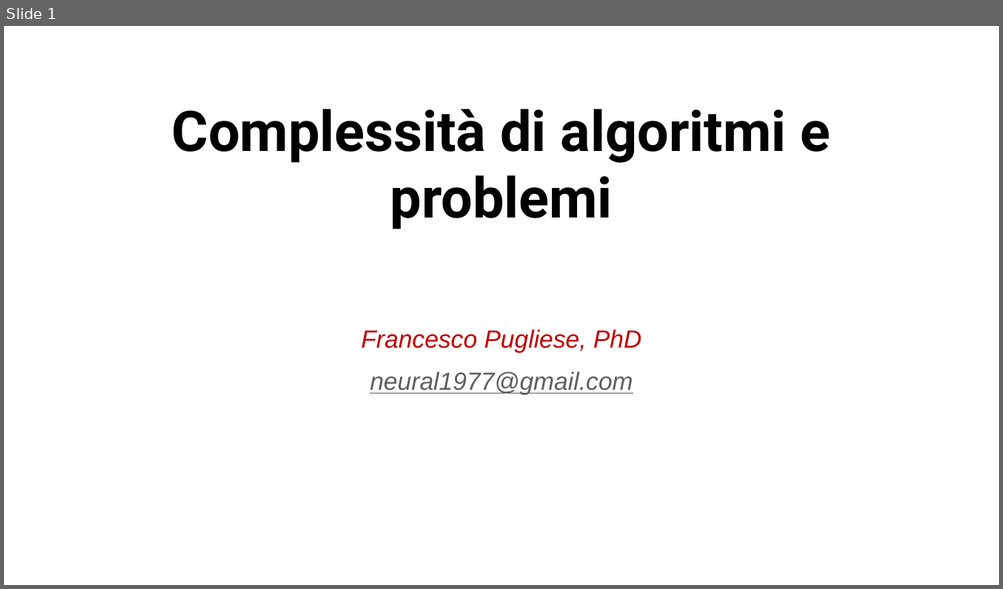
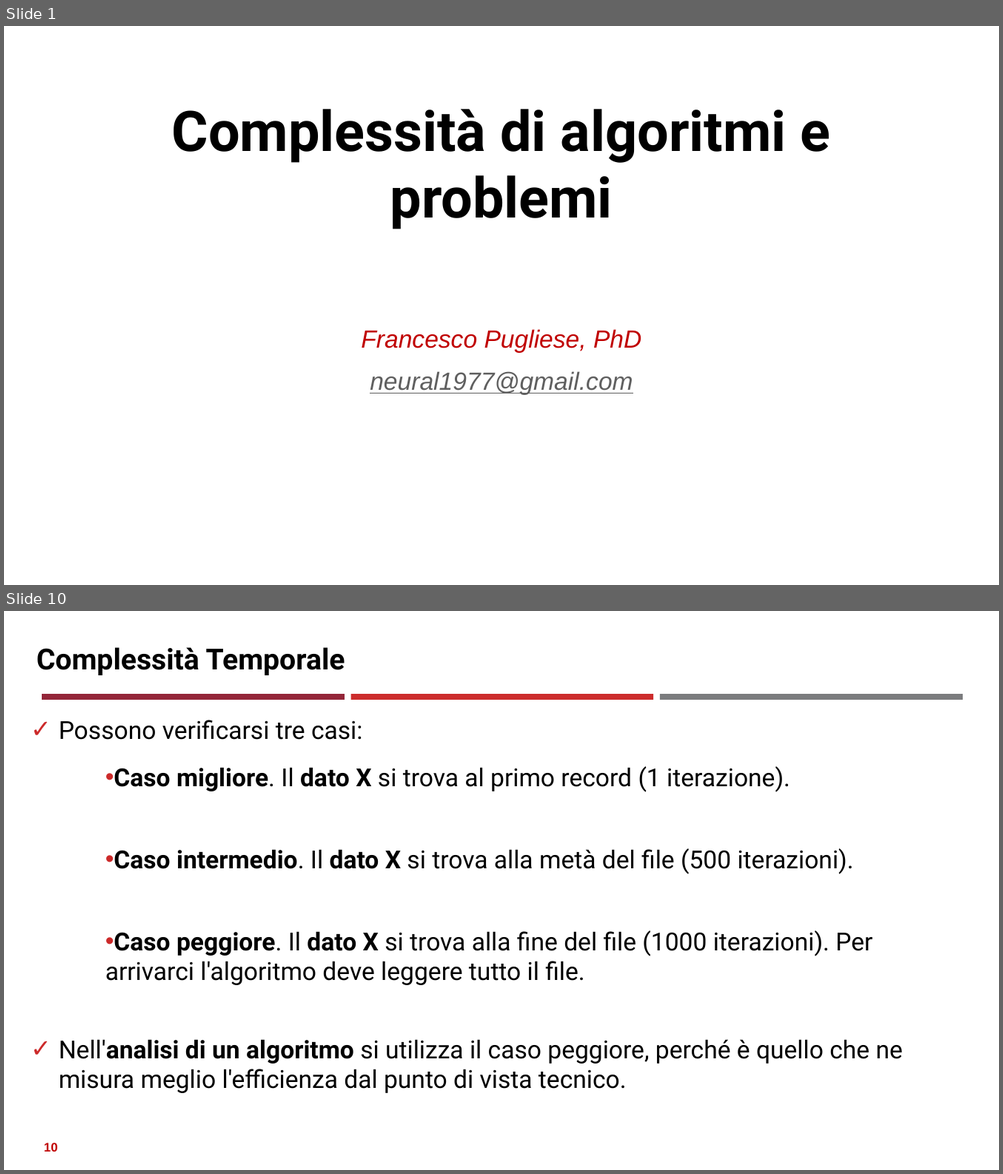
Before and after one commit to neural1977/data_science_interview_material, a slide deck: Assicurazioni/Complessità di algoritmi e problemi.pptx. Shown one above the other, each under a label of ours: slide 1 before the commit, slides 1 and 10 after it; the slides between them are not shown. The pictures are 1003x589 and 1003x1174 pixels, drawn with LibreOffice and Linux fonts; fonts in the diff are those of the drawing. Boxes give left, top, right and bottom in pixels: in the first picture for what was removed or moved away, otherwise in the second. Text is boxed around its words. In the diff, an @@ line names an element or a change of style, - is before the commit and + after.

```diff
--- a/Assicurazioni/Complessità di algoritmi e problemi.pptx
+++ b/Assicurazioni/Complessità di algoritmi e problemi.pptx
@@ slide 10 added at (4, 611, 999, 1170), background #FFFFFF @@
@@ title added at (37, 647, 345, 675), 28 pt, text #000000, bold @@
+Complessità Temporale
@@ rectangle added at (42, 694, 345, 700), fill #942639 @@
@@ rectangle added at (351, 694, 653, 700), fill #CC2A2A @@
@@ rectangle added at (660, 694, 963, 700), fill #7B7C7E @@
@@ text added at (59, 720, 902, 1093), 24 pt, text #000000 @@
+✓ Possono verificarsi tre casi:
+    • Caso migliore. Il dato X si trova al primo record (1 iterazione).
+    • Caso intermedio. Il dato X si trova alla metà del file (500 iterazioni).
+    • Caso peggiore. Il dato X si trova alla fine del file (1000 iterazioni). Per arrivarci l'algoritmo deve leggere tutto il file.
+✓ Nell'analisi di un algoritmo si utilizza il caso peggiore, perché è quello che ne misura meglio l'efficienza dal punto di vista tecnico.
@@ page number added at (44, 1143, 58, 1152), 12 pt, text #C00000, bold @@
+10
```
Also in this commit, not shown: 5 slides changed, 12 other slides added, 1 other file.
